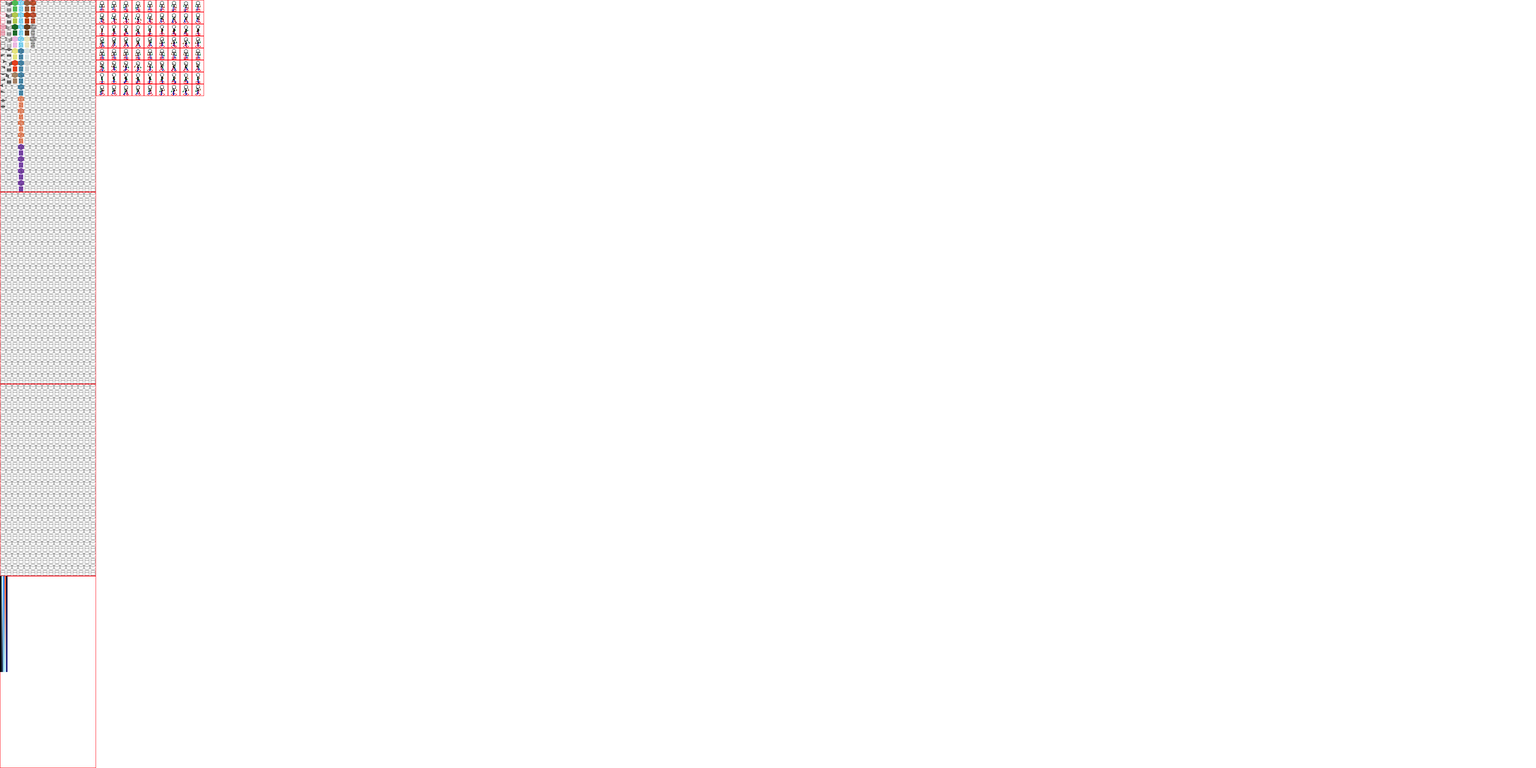
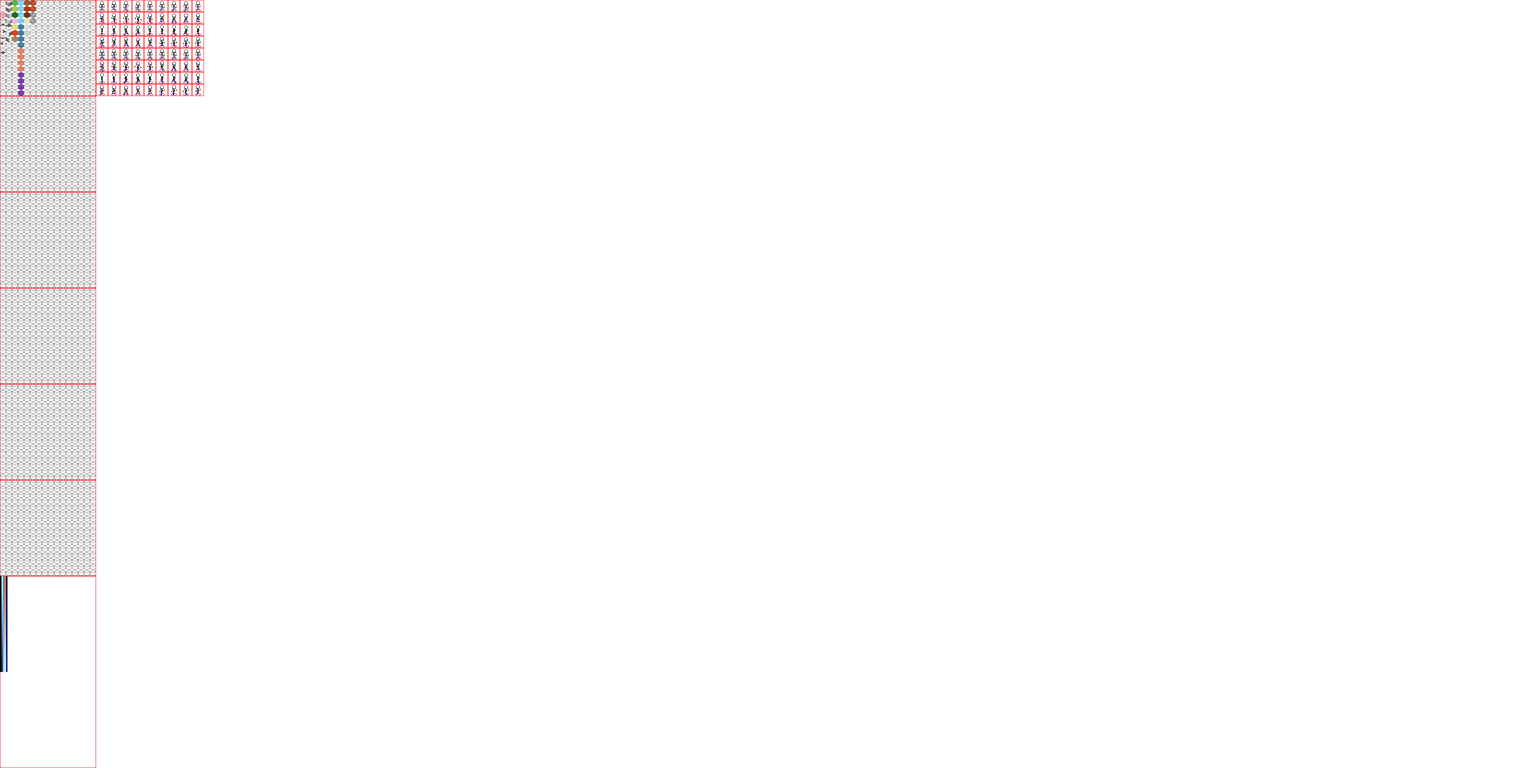
Before/after of a 1536 x 768 layered artwork. What changed in the layer stack:
painted on "ワールド" over 0, 5, 36, 192
painted on "グリッド" over 0, 5, 201, 576
